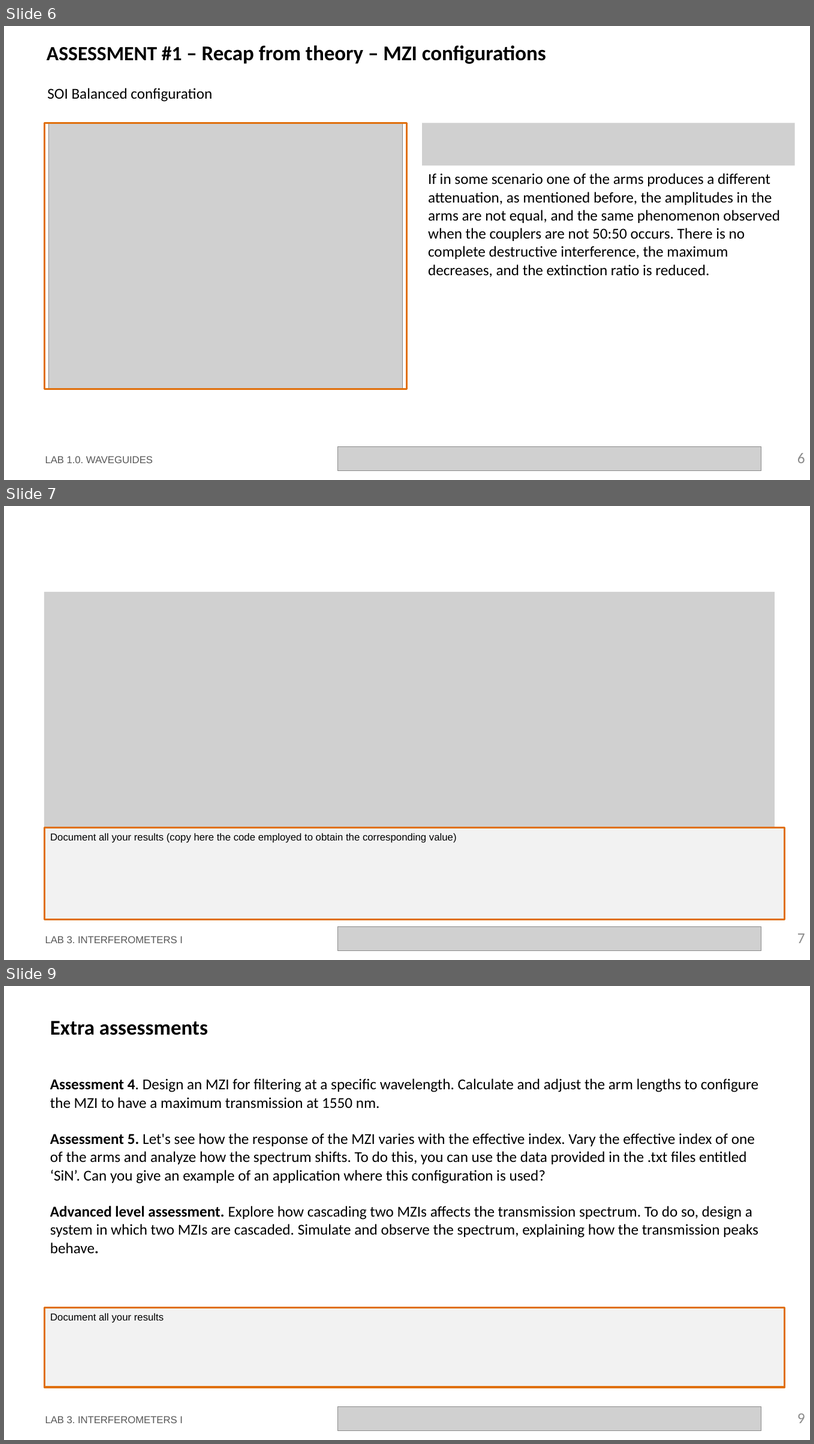
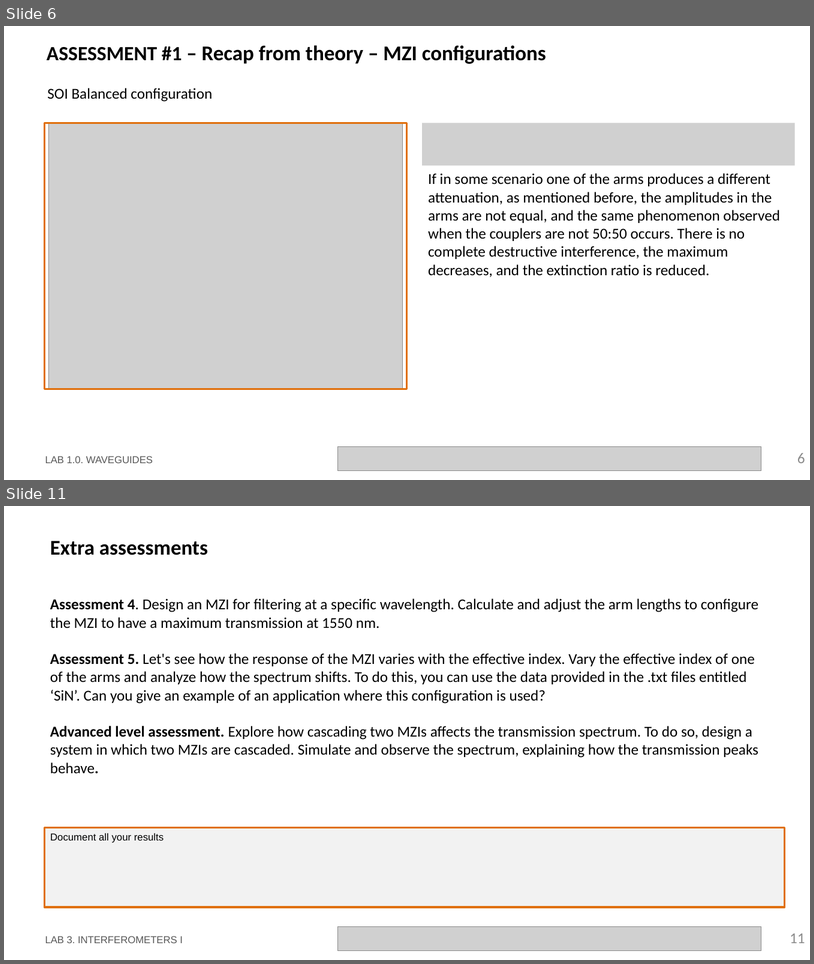
Before and after one commit to niospinamev2/pic-upv-lab3, a slide deck: LabBook_3.pptx. Shown one above the other, each under a label of ours: slides 6, 7 and 9 before the commit, slides 6 and 11 after it; the slides between them are not shown. The pictures are 814x1444 and 814x964 pixels, drawn with LibreOffice and Linux fonts; fonts in the diff are those of the drawing; grey boxes stand for pictures; background and template pictures are left out. Boxes give left, top, right and bottom in pixels: in the first picture for what was removed or moved away, otherwise in the second. Text is boxed around its words. In the diff, an @@ line names an element or a change of style, - is before the commit and + after.

```diff
--- a/LabBook_3.pptx
+++ b/LabBook_3.pptx
@@ slide 7 removed at (x1=4, y1=506, x2=810, y2=960), background #FFFFFF @@
@@ picture removed at (x1=44, y1=592, x2=775, y2=920) @@
@@ rectangle removed at (x1=45, y1=828, x2=786, y2=919) @@
-Document all your results (copy here the code employed to obtain the corresponding value)
@@ text removed at (x1=45, y1=936, x2=183, y2=943) @@
-LAB 3. INTERFEROMETERS I
@@ picture removed at (x1=338, y1=927, x2=762, y2=951) @@
@@ page number removed at (x1=798, y1=933, x2=806, y2=943) @@
-7
@@ what was slide 9 is now slide 11 @@
@@ page number at (x1=790, y1=933, x2=806, y2=943): text changed @@
-9
+11
```
Also in this commit, not shown: 1 slide changed, 3 slides added, 4 other files.
